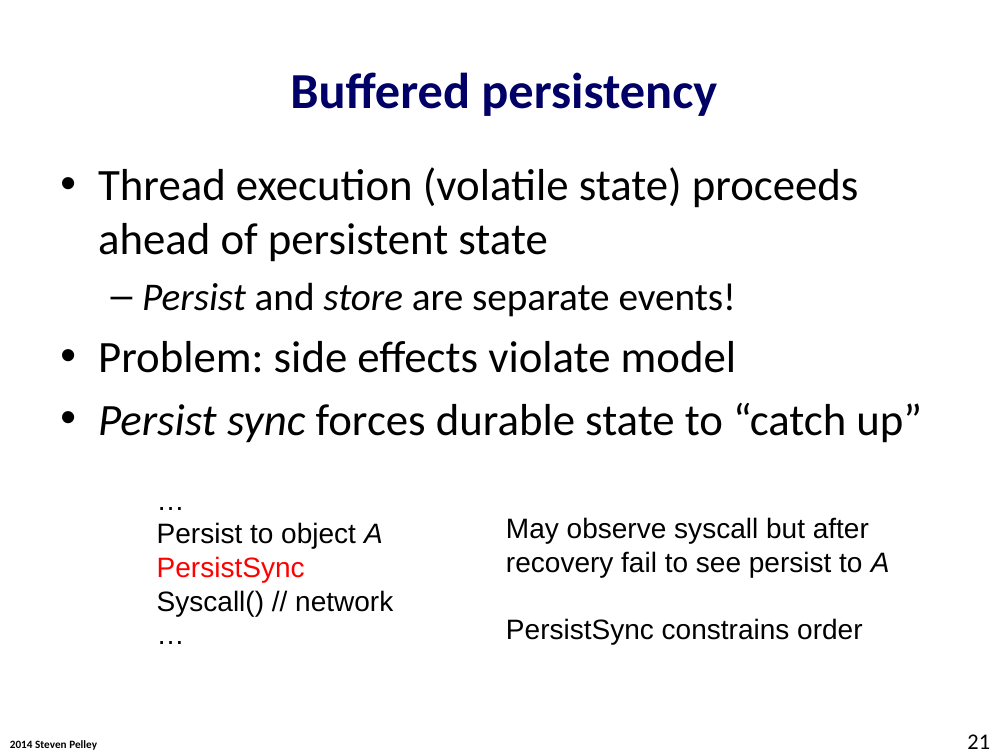
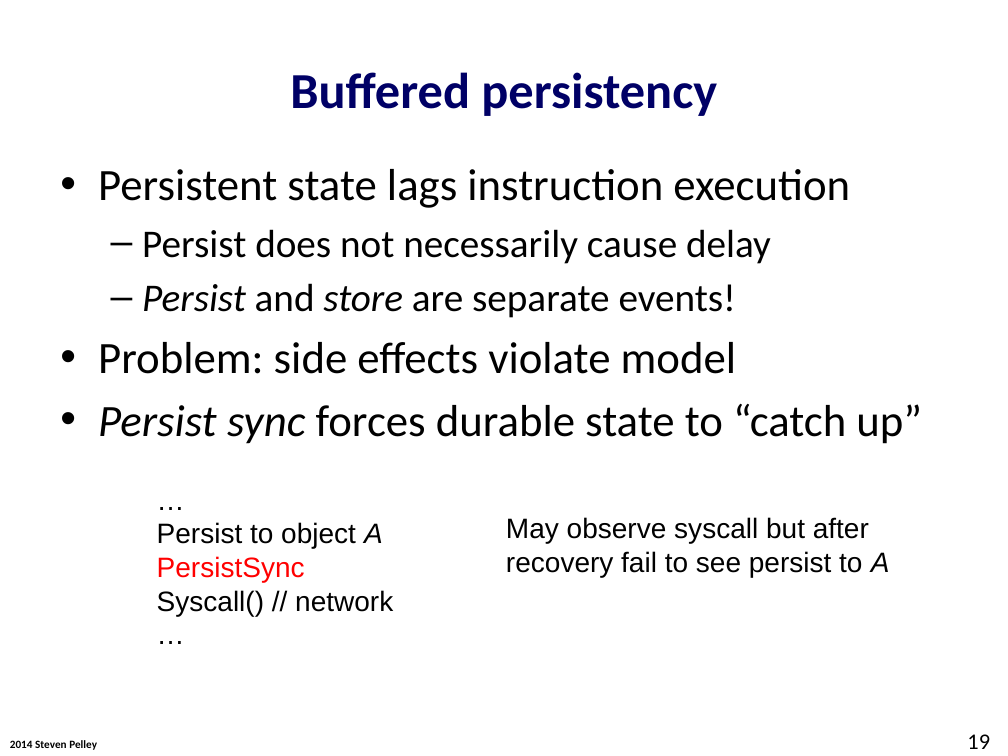
Before and after one commit to Abulila/dissertation, a slide deck: slide 19 of proposal/defense.pptx (slide 21 before the commit). Drawn at 1008x756 pixels with LibreOffice and Linux fonts; fonts in the diff are those of the drawing; background and template pictures are left out. Boxes give left, top, right and bottom in pixels: in the first picture for what was removed or moved away, otherwise in the second. Text is boxed around its words. In the diff, an @@ line names an element or a change of style, - is before the commit and + after.

```diff
--- a/proposal/defense.pptx
+++ b/proposal/defense.pptx
@@ text at bbox=[98, 169, 850, 264]: text changed @@
-• Thread execution (volatile state) proceeds ahead of persistent state
+• Persistent state lags instruction execution
+  – Persist does not necessarily cause delay
@@ text at bbox=[506, 618, 862, 644]: paragraph removed @@
-PersistSync constrains order
@@ page number at bbox=[967, 734, 990, 749]: text changed @@
-21
+19
```
Also in this commit, not shown: 9 other slides changed, 2 slides added.
